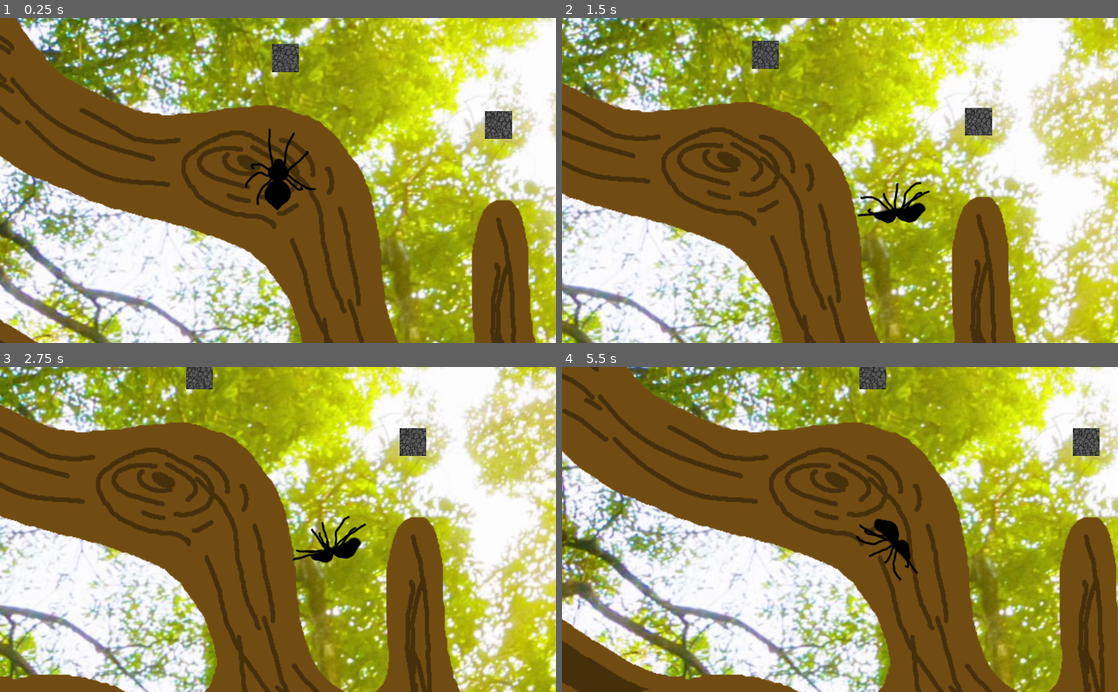
Above: before the commit, frames 1-4 (two rows, left to right).
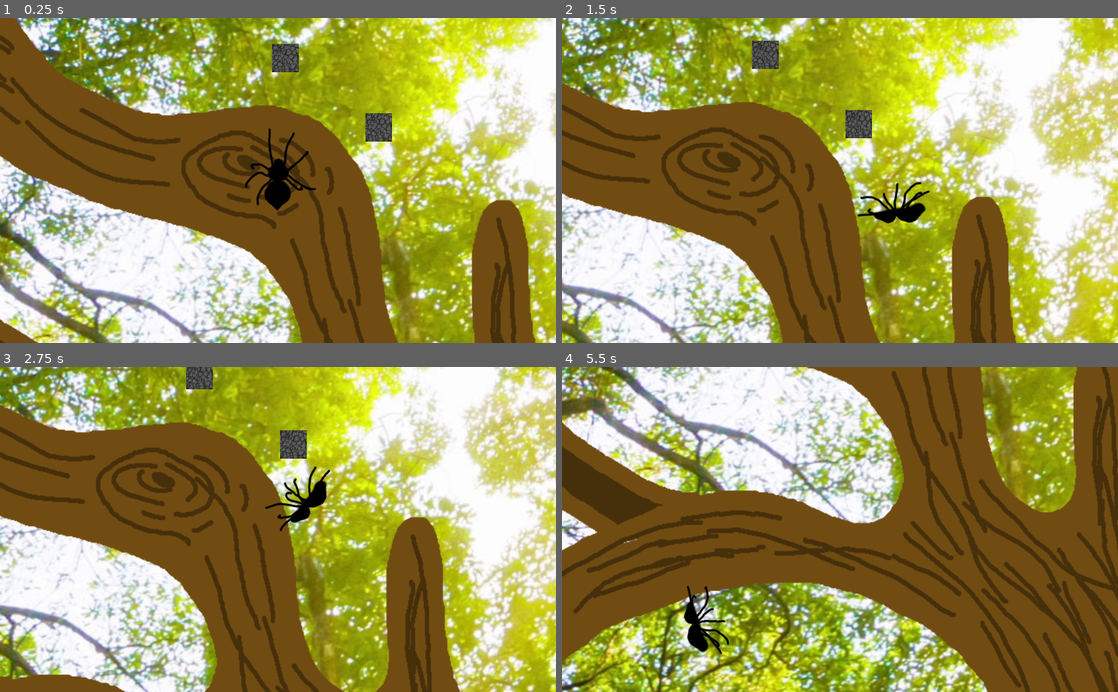
Above: after the commit, the same moments.

Repository: MarmotaGames/aracnotopia
Game: Godot game, scene res://levels/main/main.tscn
Two runs of this game, one before a commit and one after it. Both use one fixed random seed, a clock stepped at 60 frames per second and the inputs below.
Inputs (mouse positions are in pixels of both pictures, inside the frame that each line leads up to):
- Up to frame 1 (0.25 s): no input
- Up to frame 2 (1.5 s): tap Enter at 0.5 s; move the mouse to (962, 164) at 0.52 s; hold Right (ui_right) 0.53-1.28 s; tap L (dropFromWeb) at 0.6 s; click (962, 164) at 0.67 s; move the mouse to (728, 196) at 1.27 s; hold Down (ui_down) from 1.28 s (still down); tap Ctrl (attachOrDetachFromArea) at 1.35 s
- Up to frame 3 (2.75 s): tap L (dropFromWeb) at 1.55, 2.1 s; move the mouse to (333, 458) at 2.02 s; release Down (ui_down) at 2.03 s; hold Right (ui_right) from 2.03 s (still down)
- Up to frame 4 (5.5 s): move the mouse to (812, 594) at 2.77 s; release Right (ui_right) at 2.78 s; hold Up (ui_up) 2.78-3.53 s; click (812, 594) at 2.85 s; tap L (dropFromWeb) at 3.05, 3.6, 4.55, 5.1 s; move the mouse to (1006, 578) at 3.52 s; hold Left (ui_left) 3.53-5.03 s; tap Q (debug) at 4.15 s; move the mouse to (673, 480) at 4.27 s; tap Ctrl (attachOrDetachFromArea) at 4.35 s; move the mouse to (867, 529) at 5.02 s; hold Down (ui_down) from 5.03 s (still down); click (867, 529) at 5.17 s

The runs differ from the first frame. In frame 1, 0.8% of the frame differs, in the area x 65-93%, y 28-39%; in frame 2, 0.9%; in frame 3, 2.2%; in frame 4, 84%, in the area x 0-100%, y 0-100%.
Error after the commit: Invalid get index 'angular_velocity' (on base: 'Nil'). (res://player/Player_rigido.gd:198)

Commit message:
Momentum when dettaching from web should be working now

Diff:
--- a/GodotProject/debug/dirKeysDebugger.gd
+++ b/GodotProject/debug/dirKeysDebugger.gd
@@ -1,5 +1,7 @@
 extends Position2D
 var ready
+var x = "x"
+var y = "y"
 
 func _ready():
 	ready = 1
@@ -10,11 +12,15 @@
 	self.position.y = get_node("../Spider").position.y - 50
 
 #	var up = str(get_node("../Spider").dirKeys[0])
-	var up = str(get_node("../Spider").angular_velocity)
-	var down = str(get_node("../Spider").dirKeys[1])
-	var left = str(get_node("../Spider").dirKeys[2])
-	var right = str(get_node("../Spider").dirKeys[3])
-	get_node("Label_up").set_text(up)
-	get_node("Label_down").set_text(down)
-	get_node("Label_left").set_text(left)
-	get_node("Label_right").set_text(right)
+#	var up = str(get_node("../Spider").angular_velocity)
+#	var down = str(get_node("../Spider").dirKeys[1])
+#	var left = str(get_node("../Spider").dirKeys[2])
+#	var right = str(get_node("../Spider").dirKeys[3])
+
+	if get_node("../Spider").spiderOnWeb:
+		x = str(get_node("../Spider").x)
+		y = str(get_node("../Spider").y)
+	get_node("Label_up").set_text(x)
+	get_node("Label_down").set_text(y)
+#	get_node("Label_left").set_text(left)
+#	get_node("Label_right").set_text(right)
--- a/GodotProject/debug/dirKeysDebugger.tscn
+++ b/GodotProject/debug/dirKeysDebugger.tscn
@@ -31,7 +31,6 @@
 
 [node name="Label_down" type="Label" parent="." index="1"]
 
-visible = false
 anchor_left = 0.0
 anchor_top = 0.0
 anchor_right = 0.0
--- a/GodotProject/levels/main/main.tscn
+++ b/GodotProject/levels/main/main.tscn
@@ -11,7 +11,7 @@
 custom_solver_bias = 0.0
 extents = Vector2( 10, 10 )
 
-[node name="Root" type="Sprite" index="0"]
+[node name="Root" type="Sprite"]
 
 position = Vector2( -0.747841, -0.676454 )
 scale = Vector2( 0.800754, 0.834559 )
@@ -48,7 +48,7 @@
 
 [node name="CollisionPolygon2D" type="CollisionPolygon2D" parent="BackgroundSprite/ContactArea" index="0"]
 
-position = Vector2( -6.79542, 1.60933e-006 )
+position = Vector2( -6.79542, 1.60933e-06 )
 build_mode = 0
 polygon = PoolVector2Array( 7.17801, 5.60348, 841.392, 3.20701, 836.396, 30.7665, 87.1027, 48.74, 82.3938, 140, 93.9492 …(877 unchanged characters)…
 
@@ -67,8 +67,8 @@
 
 [node name="CollisionShape2D" type="CollisionShape2D" parent="BackgroundSprite/DeathArea" index="0"]
 
-position = Vector2( -248.53, -48.7789 )
-scale = Vector2( 32.7189, 18.3724 )
+position = Vector2( -4.20279, -2.20673 )
+scale = Vector2( 64.1344, 35.7631 )
 shape = SubResource( 1 )
 
 [node name="Timer" type="Timer" parent="BackgroundSprite/DeathArea" index="1"]
@@ -84,7 +84,7 @@
 
 [node name="Stone2" parent="." index="3" instance=ExtResource( 5 )]
 
-position = Vector2( 1238.32, 478.17 )
+position = Vector2( 963.09, 483.615 )
 
 [connection signal="area_entered" from="BackgroundSprite/ContactArea" to="BackgroundSprite/ContactArea" method="_on_ContactArea_area_entered"]
 
--- a/GodotProject/levels/newWebTest/launchWebTest.tscn
+++ b/GodotProject/levels/newWebTest/launchWebTest.tscn
@@ -1,8 +1,9 @@
-[gd_scene load_steps=4 format=2]
+[gd_scene load_steps=5 format=2]
 
 [ext_resource path="res://player/Player_rigido.tscn" type="PackedScene" id=1]
 [ext_resource path="res://objects/Plataforma.tscn" type="PackedScene" id=2]
 [ext_resource path="res://objects/RoundStone.tscn" type="PackedScene" id=3]
+[ext_resource path="res://debug/dirKeysDebugger.tscn" type="PackedScene" id=4]
 
 [node name="Node2D" type="Node2D" index="0"]
 
@@ -15,6 +16,7 @@
 
 [node name="Plataforma" parent="." index="1" instance=ExtResource( 2 )]
 
+editor/display_folded = true
 position = Vector2( 230.362, 579.981 )
 scale = Vector2( 0.612234, 1.06096 )
 z_index = -1
@@ -59,5 +61,9 @@
 
 position = Vector2( 1113.39, 165.703 )
 
+[node name="Debugger" parent="." index="11" instance=ExtResource( 4 )]
+
+position = Vector2( 434.471, 389.067 )
+
 
 [editable path="Plataforma"]
--- a/GodotProject/player/Player_rigido.gd
+++ b/GodotProject/player/Player_rigido.gd
@@ -29,6 +29,14 @@
 #Guarda as teclas direcionais que estão sendo apertadas (1: apertado 0: não)
 #up, down, left, right, nessa ordem
 
+var fator = 1
+var velocidadeDeLancamento = 800
+var lancamento = false
+var webAngular
+
+var x = 1
+var y = 1
+
 func _ready():
 	if spiderOnWeb:
 		loadWebNodes()
@@ -48,12 +56,25 @@
 		webPinJointNode.set_node_b("../../Spider")
 
 		if dirKeys[2] and abs(self.rotation_degrees) <= 45:
-			#print("entrou")
 			webNode.apply_impulse(webNode.position,Vector2(-300,0))
 		if dirKeys[3] and abs(self.rotation_degrees) <= 45:
 			webNode.apply_impulse(webNode.position,Vector2(300,0))
 
+	if lancamento: #calcular velocidade de lançamento
+		if rotation > 0:
+			fator = -1
+		else:
+			fator = 1
+		if y > 0:
+			y*=-1 #dark magic
+		set_linear_velocity(Vector2(x*-1,y)*velocidadeDeLancamento)
+		print(linear_velocity.x)
+		print(linear_velocity.y)
+		print("pausa")
+		lancamento = false
+
 func _physics_process(delta):
+
 	if spiderOnWeb and abs(rotation_degrees)<10:
 		nudgeLeft = false
 		nudgeRight = false
@@ -70,14 +91,8 @@
 		else:
 			sinal = 0
 		set_angular_velocity(5*sinal) #determina rodopio da aranha ao cair
-
-		"""
-		if fallInit:
-			fallInit = false
-			self.rotation_degrees = 0
-			set_linear_velocity(Vector2(self.linear_velocity.x,0))
-		"""
 		gravity_scale = 16
+
 	if fall or spiderIsLaunchingWeb:
 		resetInput()
 
@@ -177,6 +192,13 @@
 
 	if !Input.is_action_pressed("ui_up") and !Input.is_action_pressed("ui_right") and !Input.is_action_pressed("ui_left") and !Input.is_action_pressed("ui_down"):
 		$AnimatedSprite.playing = false
+
+	if Input.is_action_just_pressed("dropFromWeb"):
+		lancamento = true
+		webAngular = webNode.angular_velocity
+		x = webAngular*cos(webNode.rotation)
+		y = webAngular*sin(webNode.rotation)
+		fall = true
 
 func checkAttachOrDettach():
 	if Input.is_action_just_pressed("attachOrDetachFromArea") and spiderInArea and not $StickTimer.time_left:
@@ -192,7 +214,6 @@
 			if spiderOnWeb:
 				webNode.isStretching = false
 				spiderOnWeb = false
-
 				webPinJointNode.set_node_b("")
 				stonePinJointNode.set_node_b("")
 				webNode.queue_free()
--- a/GodotProject/player/Player_rigido.tscn
+++ b/GodotProject/player/Player_rigido.tscn
@@ -43,7 +43,7 @@
 radius = 11.5
 height = 20.0
 
-[node name="Spider" type="RigidBody2D" index="0"]
+[node name="Spider" type="RigidBody2D"]
 
 input_pickable = false
 collision_layer = 2
--- a/GodotProject/web/Web.gd
+++ b/GodotProject/web/Web.gd
@@ -30,24 +30,6 @@
 		if spiderNode.spiderOnWeb:
 			isStretching = false
 			spiderNode.spiderOnWeb = false
-			spiderNode.fall = true
-			if spiderNode.rotation > 0:
-				fator = -1
-			else:
-				fator = 1
-
-				#ideia: mudar o que tá à direita pros valores do webNode
-			spiderNode.linear_velocity.x = abs(spiderNode.angular_velocity)*cos(spiderNode.rotation)*fator
-			spiderNode.linear_velocity.y = abs(spiderNode.angular_velocity)*sin(spiderNode.rotation)
-			spiderNode.linear_velocity*=velocidadeDeLancamento
-
-			"""
-			print(spiderNode.linear_velocity.x)
-			print(spiderNode.linear_velocity.y)
-			print("pausa")
-			"""
-
-
 			$PinJoint2D.set_node_b("")
 			stonePinJointNode.set_node_b("")
 			self.queue_free()
